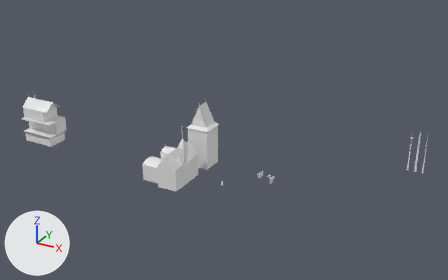
Renders of the Blender file Blender/world_1.blend from each side of a commit.
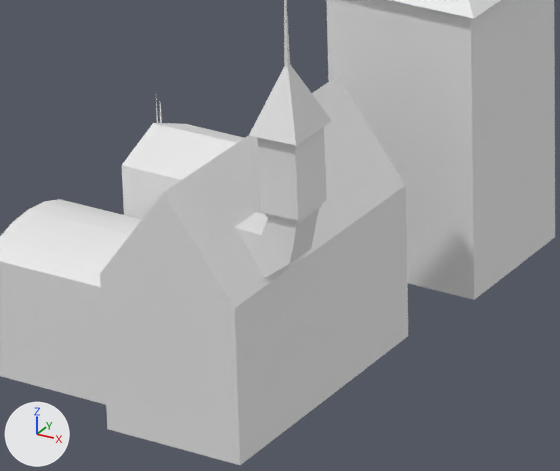
The first picture shows the older version from a camera (50 mm lens) standing at (268.0, -417.0, 252.0) and looking at (30.0, 15.0, 36.0). The close-ups show both versions on the part from 32% to 49% of the width and 46% to 69% of the height of that picture; other places that the commit changed are outside them. Arrows for +X, +Y and +Z are at lower left; the lights stay in place.
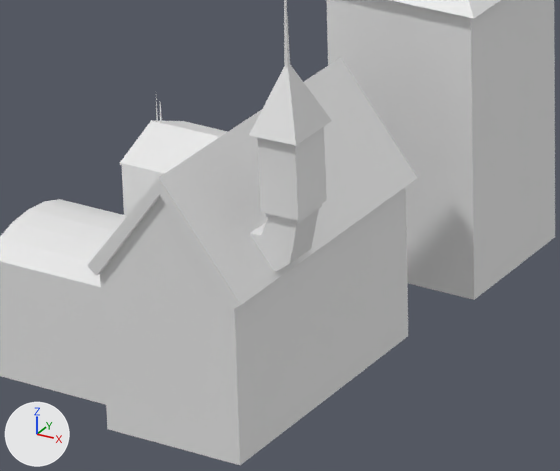
Diff of the bpy script that builds the scene:
```diff
--- a/Blender/world_1.blend.py
+++ b/Blender/world_1.blend.py
@@ me_cube @@
 # used by ob_cube; location = (0.0, 0.0, 0.0); scale = (8.0, 8.0, 8.0)
-me_cube.from_pydata(...)  # 136 vertices, 129 faces; spans x -3.68..1.64, y -3.6..1.0, z 0.0..7.52
+me_cube.from_pydata(...)  # 201 vertices, 185 faces; spans x -3.68..1.64, y -3.68..1.08, z 0.0..7.52
+# me_cube part 1: 11 vertices removed from x -1.25..0.94, y -2.99..0.02, z 0.0..3.98; 76 vertices added at x -2.78..1.16, y -3.68..1.08, z 0.0..4.25
```

Location of each change, [x1, y1, x2, y2] in pixels of the close-ups (560 x 471 px):
'Cube', reshaped: before [0, 0, 408, 465]; after [0, 0, 417, 465]
part 1 of me_cube, built on: before [163, 76, 405, 308]; after [87, 58, 417, 447]
